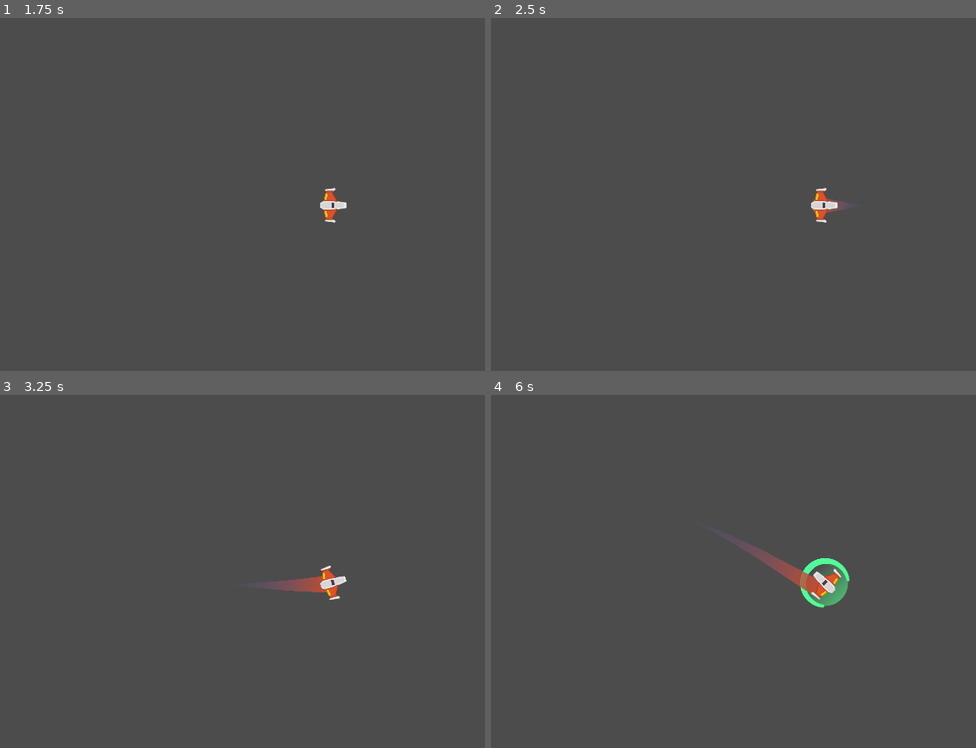
Above: before the commit, frames 1-4 (two rows, left to right).
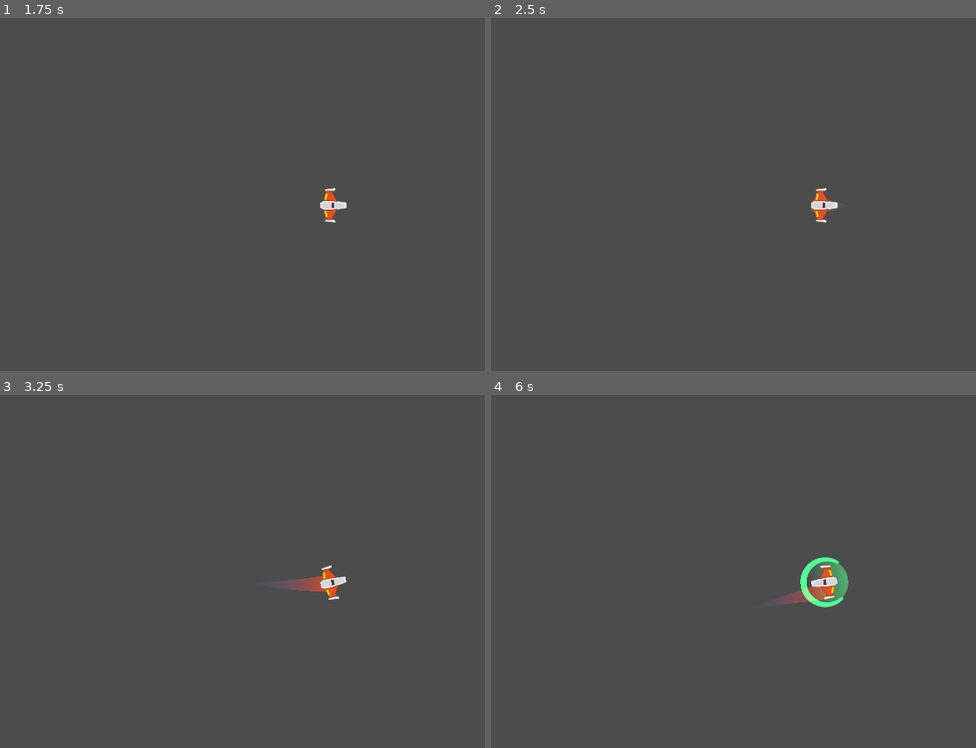
Above: after the commit, the same moments.

Repository: l3leti/pixellab3
Game: Godot game, scene res://Juego/Naves/Player/Player.tscn
Same seed, same stepped clock (60 frames per second), same inputs: the game is played once before the commit and once after it. This scene is started directly instead of the project's main scene.
Inputs (mouse positions are in pixels of both pictures, inside the frame that each line leads up to):
- Up to frame 1 (1.75 s): move the mouse to (480, 187) at 0.52 s; hold W (mover_adelante) 0.53-1.28 s; hold P (disparo_principal) 0.53-1.28 s; tap Enter at 1.25 s; move the mouse to (198, 222) at 1.27 s; hold S (mover_atras) from 1.28 s (still down); right-click (198, 222) at 1.35 s
- Up to frame 2 (2.5 s): tap Space at 2 s; move the mouse to (888, 123) at 2.02 s; release S (mover_atras) at 2.03 s; hold W (mover_adelante) from 2.03 s (still down); tap E (recarga_laser) at 2.1 s
- Up to frame 3 (3.25 s): keep holding W (mover_adelante); move the mouse to (300, 656) at 2.77 s; tap A (rotar_antihorario) at 2.85 s
- Up to frame 4 (6 s): move the mouse to (outside the picture) at 3.52 s; release W (mover_adelante) at 3.53 s; hold D (rotar_horario) 3.53-4.28 s; hold S (mover_atras) 3.53-5.78 s; tap Middle mouse button (escudo) at 4.15 s; move the mouse to (621, 525) at 4.27 s; tap Mouse wheel up (zoom_acercar) at 4.35 s; tap R (recarga_escudo) at 4.9 s; move the mouse to (859, 582) at 5.02 s; hold Mouse wheel down (zoom_alejar) 5.03-5.78 s; move the mouse to (723, 490) at 5.77 s; hold W (mover_adelante) from 5.78 s (still down); tap P (disparo_principal) at 5.85 s

Frame 1 is identical in both runs. In frame 2, less than 0.1% of the frame differs, in the area x 65-73%, y 51-56%; in frame 3, 0.1%; in frame 4, 1.4%, in the area x 52-75%, y 41-61%.

Commit message:
creacion de bases
cree las bases de todas las bases....

Diff:
--- /dev/null
+++ b/Juego/Naves/Estela/EstelaPuntoInicio.tscn
@@ -0,0 +1,27 @@
+[gd_scene load_steps=5 format=2]
+
+[ext_resource path="res://Juego/Naves/Estela/Trail2D.tscn" type="PackedScene" id=1]
+[ext_resource path="res://Juego/Naves/Estela/Trail2D.gd" type="Script" id=2]
+
+[sub_resource type="Curve" id=1]
+_data = [ Vector2( 0, 0 ), 0.0, 1.0, 0, 1, Vector2( 1, 1 ), 1.0, 0.0, 1, 0 ]
+
+[sub_resource type="Gradient" id=2]
+colors = PoolColorArray( 0.294118, 0.356863, 0.670588, 0, 0.788235, 0.301961, 0.164706, 1 )
+
+[node name="EstelaPuntoInicio" type="Position2D"]
+position = Vector2( -8, -11 )
+
+[node name="Trail2D" type="Line2D" parent="." instance=ExtResource( 1 )]
+position = Vector2( -12, 1 )
+points = PoolVector2Array( 0, 0, 60, 0 )
+width = 50.0
+width_curve = SubResource( 1 )
+default_color = Color( 1, 1, 1, 1 )
+gradient = SubResource( 2 )
+joint_mode = 2
+script = ExtResource( 2 )
+is_emitting = true
+lifetime = 0.6
+max_points = 150
+target_path = NodePath("..")
--- /dev/null
+++ b/Juego/Naves/NaveBase.gd
@@ -0,0 +1,58 @@
+# NaveBase.gd
+class_name NaveBase
+extends RigidBody2D
+
+## Enums
+enum ESTADO {SPAWN, VIVO, INVENCIBLE, MUERTO}
+
+## Atributos Export
+export var hitpoints:float = 20.0
+
+## Atributos
+var estado_actual:int = ESTADO.SPAWN
+
+## Atributos Onready
+onready var canion:Canion = $Canion
+onready var colisionador:CollisionShape2D = $CollisionShape2D
+
+## Metodos
+func _ready() -> void:
+	controlador_estados(estado_actual)
+
+## Metodos Custom
+func controlador_estados(nuevo_estado: int) -> void:
+	match nuevo_estado:
+		ESTADO.SPAWN:
+			colisionador.set_deferred("disabled", true)
+			canion.set_puede_disparar(false)
+		ESTADO.VIVO:
+			colisionador.set_deferred("disabled", false)
+			canion.set_puede_disparar(true)
+		ESTADO.INVENCIBLE:
+			colisionador.set_deferred("disabled", true)
+		ESTADO.MUERTO:
+			colisionador.set_deferred("disabled", true)
+			canion.set_puede_disparar(false)
+			Eventos.emit_signal("nave_destruida", self,  global_position, 3)
+			queue_free()
+		_:
+			printerr("Error de estado")
+	estado_actual = nuevo_estado
+
+func destruir() -> void:
+	controlador_estados(ESTADO.MUERTO)
+
+func recibir_danio(danio:float) -> void:
+	hitpoints -= danio
+	if hitpoints <= 0.0:
+		destruir()
+
+##Señales internas
+func _on_AnimationPlayer_animation_finished(anim_name):
+	if anim_name ==  "spawn":
+		controlador_estados(ESTADO.VIVO)
+
+func _on_body_entered(body: Node) -> void:
+	if body is Meteorito:
+		body.destruir()
+		destruir()
--- /dev/null
+++ b/Juego/Naves/NaveBase.tscn
@@ -0,0 +1,25 @@
+[gd_scene load_steps=4 format=2]
+
+[ext_resource path="res://Juego/Naves/NaveBase.gd" type="Script" id=1]
+[ext_resource path="res://Juego/Proyectiles/Canion.tscn" type="PackedScene" id=4]
+[ext_resource path="res://Juego/Proyectiles/ProyectilPlayer.tscn" type="PackedScene" id=5]
+
+[node name="NaveBase" type="RigidBody2D"]
+collision_layer = 0
+collision_mask = 0
+gravity_scale = 0.0
+script = ExtResource( 1 )
+
+[node name="Sprite" type="Sprite" parent="."]
+z_index = 50
+
+[node name="CollisionShape2D" type="CollisionShape2D" parent="."]
+position = Vector2( 0, 1 )
+
+[node name="Canion" parent="." instance=ExtResource( 4 )]
+position = Vector2( -2, 0 )
+proyectil = ExtResource( 5 )
+
+[node name="ImpactoSFX" type="AudioStreamPlayer2D" parent="."]
+
+[connection signal="body_entered" from="." to="." method="_on_body_entered"]
--- /dev/null
+++ b/Juego/Naves/Player/AnimacionesPlayer.tscn
@@ -0,0 +1,37 @@
+[gd_scene load_steps=3 format=2]
+
+[sub_resource type="Animation" id=2]
+resource_name = "deafult"
+tracks/0/type = "value"
+tracks/0/path = NodePath("Sprite:scale")
+tracks/0/interp = 1
+tracks/0/loop_wrap = true
+tracks/0/imported = false
+tracks/0/enabled = true
+tracks/0/keys = {
+"times": PoolRealArray( 0 ),
+"transitions": PoolRealArray( 1 ),
+"update": 0,
+"values": [ Vector2( 1, 1 ) ]
+}
+
+[sub_resource type="Animation" id=3]
+resource_name = "spawn"
+length = 1.6
+tracks/0/type = "value"
+tracks/0/path = NodePath("Sprite:scale")
+tracks/0/interp = 1
+tracks/0/loop_wrap = true
+tracks/0/imported = false
+tracks/0/enabled = true
+tracks/0/keys = {
+"times": PoolRealArray( 0, 1 ),
+"transitions": PoolRealArray( 1, 1 ),
+"update": 0,
+"values": [ Vector2( 0, 0 ), Vector2( 1, 1 ) ]
+}
+
+[node name="AnimationPlayer" type="AnimationPlayer"]
+autoplay = "spawn"
+anims/deafult = SubResource( 2 )
+anims/spawn = SubResource( 3 )
--- /dev/null
+++ b/Juego/Naves/Player/CameraPlayer.tscn
@@ -0,0 +1,9 @@
+[gd_scene load_steps=2 format=2]
+
+[ext_resource path="res://Juego/Naves/Player/CameraPlayer.gd" type="Script" id=1]
+
+[node name="CameraPlayer" type="Camera2D"]
+current = true
+script = ExtResource( 1 )
+
+[node name="TweenZoom" type="Tween" parent="."]
--- a/Juego/Naves/Player/Player.gd
+++ b/Juego/Naves/Player/Player.gd
@@ -1,29 +1,22 @@
-# Player.gd
 class_name Player
-extends RigidBody2D
+extends NaveBase
 
-## Enums
-enum ESTADO {SPAWN, VIVO, INVENCIBLE, MUERTO}
+## Atributos export
 
-## Atributos Export
-export var potencia_motor:int = 20
-export var potencia_rotacion:int = 280
+export var potencia_motor:int = 18
+export var potencia_rotacion:int = 260
 export var estela_maxima:int = 150
-export var hitpoints:float = 15.0
 
-## Atributos
+##Atributos
 var empuje:Vector2 = Vector2 .ZERO
 var dir_rotacion:int = 0
-var estado_actual:int = ESTADO.SPAWN
-var no_hacer_nada = false
 
-## Atributos Onready
-onready var canion:Canion = $Canion
+
+##Atributos onready
+onready var escudo:Escudo = $Escudo setget , get_escudo
 onready var laser: RayoLaser = $LaserBeam2D setget ,get_laser
 onready var estela:Estela = $EstelaPuntoInicio/Trail2D
 onready var motor_sfx:Motor = $MotorSFX
-onready var colisionador:CollisionShape2D = $CollisionShape2D
-onready var escudo:Escudo = $Escudo setget , get_escudo
 
 ## SEtters y Getters
 func get_laser() -> RayoLaser:
@@ -32,7 +25,7 @@
 func get_escudo() -> Escudo:
 	return escudo
 
-## Metodos
+##Metodos
 func _unhandled_input(event: InputEvent) -> void:
 	if not esta_input_activo():
 		return
@@ -61,9 +54,6 @@
 func _process(_delta: float): #-> void"# :
 	player_input()
 
-func _ready() -> void:
-	controlador_estados(estado_actual)
-
 ## Metodos Custom
 func player_input(): #(-> void)#:
 	if not esta_input_activo():
@@ -86,55 +76,7 @@
 	if Input.is_action_just_released("disparo_principal"):
 		canion.set_esta_disparando(false)
 
-func controlador_estados(nuevo_estado: int) -> void:
-	match nuevo_estado:
-		ESTADO.SPAWN:
-			colisionador.set_deferred("disabled", true)
-			canion.set_puede_disparar(false)
-		ESTADO.VIVO:
-			colisionador.set_deferred("disabled", false)
-			canion.set_puede_disparar(true)
-		ESTADO.INVENCIBLE:
-			colisionador.set_deferred("disabled", true)
-		ESTADO.MUERTO:
-			colisionador.set_deferred("disabled", true)
-			canion.set_puede_disparar(false)
-			Eventos.emit_signal("nave_destruida", self,  global_position, 3)
-			queue_free()
-		_:
-			printerr("Error de estado")
-	estado_actual = nuevo_estado
-
 func esta_input_activo() -> bool:
 	if estado_actual in [ESTADO.MUERTO, ESTADO.SPAWN]:
 		return false
 	return true
-
-func esta_funcion_hace_un_monton_de_cosas() -> void:
-	if no_hacer_nada:
-		return
-	#hacer_algo_1()
-	#hacer_algo_2()
-	#hacer_algo_3()
-	print("lo que laburo")
-	#hacer_algo_4()
-	#hacer_algo_5()
-	#var a = 1 * 2 / 10000 * 450 + 78 / 2000
-
-func destruir() -> void:
-	controlador_estados(ESTADO.MUERTO)
-
-func recibir_danio(danio:float) -> void:
-	hitpoints -= danio
-	if hitpoints <= 0.0:
-		destruir()
-
-##Señales internas
-func _on_AnimationPlayer_animation_finished(anim_name):
-	if anim_name ==  "spawn":
-		controlador_estados(ESTADO.VIVO)
-
-func _on_body_entered(body: Node) -> void:
-	if body is Meteorito:
-		body.destruir()
-		destruir()
--- a/Juego/Naves/Player/Player.tscn
+++ b/Juego/Naves/Player/Player.tscn
@@ -1,113 +1,61 @@
-[gd_scene load_steps=14 format=2]
+[gd_scene load_steps=12 format=2]
 
-[ext_resource path="res://Juego/Naves/Player/playe1_orange.png" type="Texture" id=1]
-[ext_resource path="res://Juego/Naves/Player/MaterialFisico.tres" type="PhysicsMaterial" id=2]
-[ext_resource path="res://Juego/Naves/Player/Player.gd" type="Script" id=3]
-[ext_resource path="res://Juego/Proyectiles/Canion.tscn" type="PackedScene" id=4]
+[ext_resource path="res://Juego/Naves/Player/MaterialFisico.tres" type="PhysicsMaterial" id=1]
+[ext_resource path="res://Juego/Naves/Estela/EstelaPuntoInicio.tscn" type="PackedScene" id=2]
+[ext_resource path="res://Juego/Naves/Player/CameraPlayer.tscn" type="PackedScene" id=3]
+[ext_resource path="res://Juego/Naves/NaveBase.tscn" type="PackedScene" id=4]
 [ext_resource path="res://Juego/Proyectiles/Laser/LaserBeam2D.tscn" type="PackedScene" id=5]
-[ext_resource path="res://Juego/Naves/Estela/Trail2D.tscn" type="PackedScene" id=6]
+[ext_resource path="res://Juego/Naves/Player/AnimacionesPlayer.tscn" type="PackedScene" id=6]
 [ext_resource path="res://Juego/Naves/Player/Motor/MotorSFX.tscn" type="PackedScene" id=7]
 [ext_resource path="res://Juego/Naves/Player/Escudo.tscn" type="PackedScene" id=8]
-[ext_resource path="res://Juego/Proyectiles/ProyectilPlayer.tscn" type="PackedScene" id=9]
-[ext_resource path="res://Juego/Naves/Player/CameraPlayer.gd" type="Script" id=10]
+[ext_resource path="res://Juego/Naves/Player/playe1_orange.png" type="Texture" id=9]
+[ext_resource path="res://Juego/Naves/Player/Player.gd" type="Script" id=10]
 
 [sub_resource type="CircleShape2D" id=1]
-radius = 37.0
+radius = 38.0526
 
-[sub_resource type="Animation" id=2]
-resource_name = "deafult"
-tracks/0/type = "value"
-tracks/0/path = NodePath("Sprite:scale")
-tracks/0/interp = 1
-tracks/0/loop_wrap = true
-tracks/0/imported = false
-tracks/0/enabled = true
-tracks/0/keys = {
-"times": PoolRealArray( 0 ),
-"transitions": PoolRealArray( 1 ),
-"update": 0,
-"values": [ Vector2( 1, 1 ) ]
-}
-
-[sub_resource type="Animation" id=3]
-resource_name = "spawn"
-length = 1.6
-tracks/0/type = "value"
-tracks/0/path = NodePath("Sprite:scale")
-tracks/0/interp = 1
-tracks/0/loop_wrap = true
-tracks/0/imported = false
-tracks/0/enabled = true
-tracks/0/keys = {
-"times": PoolRealArray( 0, 1 ),
-"transitions": PoolRealArray( 1, 1 ),
-"update": 0,
-"values": [ Vector2( 0, 0 ), Vector2( 1, 1 ) ]
-}
-
-[node name="Player" type="RigidBody2D"]
+[node name="Player" instance=ExtResource( 4 )]
+z_index = 50
+z_as_relative = false
+collision_layer = 1
 collision_mask = 22
-physics_material_override = ExtResource( 2 )
-gravity_scale = 0.0
+physics_material_override = ExtResource( 1 )
 contacts_reported = 2
 contact_monitor = true
 can_sleep = false
-linear_damp = 1.0
-angular_damp = 4.0
-script = ExtResource( 3 )
+linear_damp = 1.5
+angular_damp = 4.5
+script = ExtResource( 10 )
+potencia_motor = 18
+potencia_rotacion = 260
+estela_maxima = 150
 
-[node name="Sprite" type="Sprite" parent="."]
+[node name="Sprite" parent="." index="0"]
 rotation = 1.5708
-z_index = 50
-texture = ExtResource( 1 )
+texture = ExtResource( 9 )
 
-[node name="CollisionShape2D" type="CollisionShape2D" parent="."]
-position = Vector2( 0, 1 )
+[node name="CollisionShape2D" parent="." index="1"]
 shape = SubResource( 1 )
 
-[node name="Canion" parent="." instance=ExtResource( 4 )]
-position = Vector2( -2, 0 )
-proyectil = ExtResource( 9 )
-
 [node name="PuntoIzquierdo" parent="Canion" index="0"]
-position = Vector2( 0, -33 )
+position = Vector2( 0, -28 )
 
 [node name="PuntoDerecho" parent="Canion" index="1"]
-position = Vector2( 0, 33 )
+position = Vector2( 0, 28 )
 
-[node name="DisparosSFX" parent="Canion" index="2"]
-position = Vector2( 0, -1 )
+[node name="Escudo" parent="." index="4" instance=ExtResource( 8 )]
 
-[node name="LaserBeam2D" parent="." instance=ExtResource( 5 )]
+[node name="EstelaPuntoInicio" parent="." index="5" instance=ExtResource( 2 )]
 
-[node name="EstelaPuntoInicio" type="Position2D" parent="."]
-position = Vector2( -8, -11 )
+[node name="MotorSFX" parent="." index="6" instance=ExtResource( 7 )]
 
-[node name="Trail2D" parent="EstelaPuntoInicio" instance=ExtResource( 6 )]
-position = Vector2( -12, 1 )
-points = PoolVector2Array( 0, 0, 60, 0 )
-width = 50.0
-is_emitting = true
-lifetime = 0.6
-max_points = 150
-target_path = NodePath("..")
+[node name="AnimationPlayer" parent="." index="7" instance=ExtResource( 6 )]
 
-[node name="AnimationPlayer" type="AnimationPlayer" parent="."]
-autoplay = "spawn"
-anims/deafult = SubResource( 2 )
-anims/spawn = SubResource( 3 )
+[node name="CameraPlayer" parent="." index="8" instance=ExtResource( 3 )]
 
-[node name="MotorSFX" parent="." instance=ExtResource( 7 )]
+[node name="LaserBeam2D" parent="." index="9" instance=ExtResource( 5 )]
+position = Vector2( 38, 1 )
 
-[node name="Escudo" parent="." instance=ExtResource( 8 )]
-
-[node name="CameraPlayer" type="Camera2D" parent="."]
-current = true
-script = ExtResource( 10 )
-
-[node name="TweenZoom" type="Tween" parent="CameraPlayer"]
-
-[connection signal="body_entered" from="." to="." method="_on_body_entered"]
 [connection signal="animation_finished" from="AnimationPlayer" to="." method="_on_AnimationPlayer_animation_finished"]
 
 [editable path="Canion"]
--- a/Juego/Niveles/NivelTemporal.tscn
+++ b/Juego/Niveles/NivelTemporal.tscn
@@ -1,10 +1,9 @@
-[gd_scene load_steps=13 format=2]
+[gd_scene load_steps=12 format=2]
 
 [ext_resource path="res://Juego/Naves/Player/Player.tscn" type="PackedScene" id=1]
 [ext_resource path="res://default_env.tres" type="Environment" id=2]
 [ext_resource path="res://Juego/Niveles/Nivel.gd" type="Script" id=3]
 [ext_resource path="res://Juego/Explosiones/Explosion.tscn" type="PackedScene" id=4]
-[ext_resource path="res://Juego/Niveles/Fondos/Fondo.tscn" type="PackedScene" id=5]
 [ext_resource path="res://Juego/Meteoritos/Meteorito.tscn" type="PackedScene" id=6]
 [ext_resource path="res://Juego/Peligros/SectorDePeligro.tscn" type="PackedScene" id=7]
 [ext_resource path="res://Juego/Explosiones/ExplosionMeteorito.tscn" type="PackedScene" id=8]
@@ -32,17 +31,8 @@
 [node name="EstacionRecarga" parent="ContenedorEstaciones" instance=ExtResource( 12 )]
 position = Vector2( 585, 1016 )
 
-[node name="Player" parent="." instance=ExtResource( 1 )]
-position = Vector2( 532, 444 )
-
 [node name="WorldEnvironment" type="WorldEnvironment" parent="."]
 environment = ExtResource( 2 )
-
-[node name="Fondo" parent="." instance=ExtResource( 5 )]
-visible = false
-scale = Vector2( 100, 100 )
-z_index = -10
-z_as_relative = false
 
 [node name="CameraNivel" type="Camera2D" parent="."]
 script = ExtResource( 11 )
@@ -102,4 +92,7 @@
 [node name="Sprite15" type="Sprite" parent="ParallaxBackground/ParallaxLayer"]
 texture = ExtResource( 10 )
 
+[node name="Player" parent="." instance=ExtResource( 1 )]
+position = Vector2( 1289, 915 )
+
 [connection signal="tween_completed" from="TweenCamara" to="." method="_on_TweenCamara_tween_completed"]
--- a/project.godot
+++ b/project.godot
@@ -64,12 +64,17 @@
 "language": "GDScript",
 "path": "res://Juego/Naves/Player/Motor/MotorSFX.gd"
 }, {
+"base": "RigidBody2D",
+"class": "NaveBase",
+"language": "GDScript",
+"path": "res://Juego/Naves/NaveBase.gd"
+}, {
 "base": "Node",
 "class": "Nivel",
 "language": "GDScript",
 "path": "res://Juego/Niveles/Nivel.gd"
 }, {
-"base": "RigidBody2D",
+"base": "NaveBase",
 "class": "Player",
 "language": "GDScript",
 "path": "res://Juego/Naves/Player/Player.gd"
@@ -106,6 +111,7 @@
 "Meteorito": "",
 "MeteoritoSpawner": "",
 "Motor": "",
+"NaveBase": "",
 "Nivel": "",
 "Player": "",
 "Proyectil": "",
